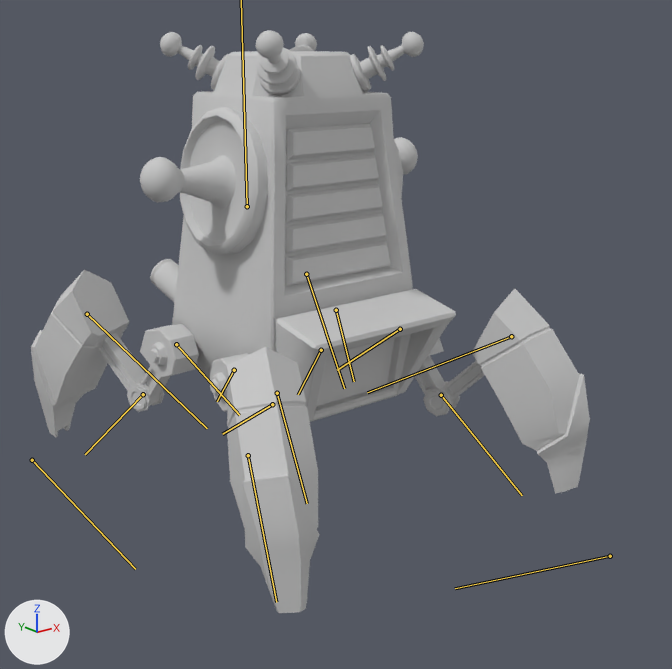
A saved change to the FBX model resource/ani/캐릭터/MS04_EMP/MS04_Move_001.FBX.
The view is the same before and after, from a 50 mm camera at (-1.63, -2.23, 1.28) aimed at (0.07, -0.1, 0.43). The axes (+X, +Y, +Z) are drawn at lower left. The lights are the same throughout. The bones that bend it are drawn over the model as lines.

Names of what the first picture shows: 'EMP_Penal', 'EMP_model_light_Emission', 'EMP_modeling'.
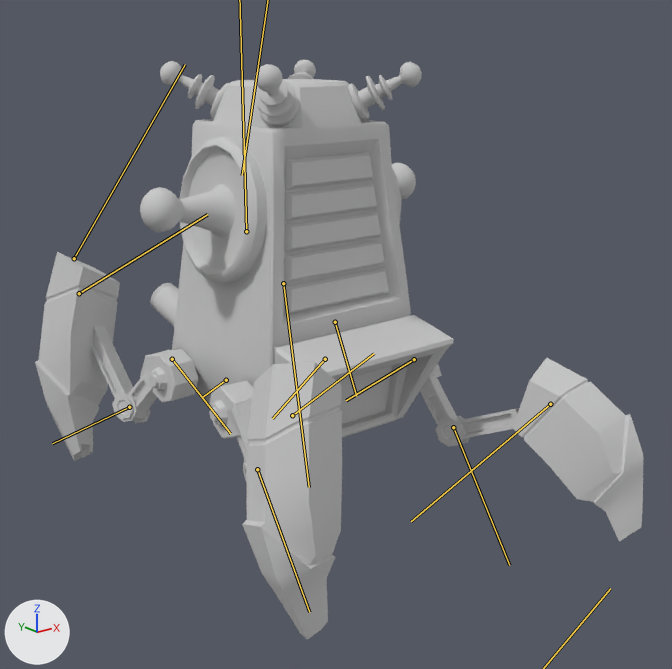
The newer file adds an action. The first version stands in its rest pose; the second is drawn at frame 9 of the action 'EMP_Machine5_Walk01'.

Pixel boxes (x1, y1, x2, y2) of what changed, in the pictures (672 x 669 px):
'EMP_modeling', posed (9% wider): before (31, 30, 590, 613); after (35, 60, 643, 640)
'EMP_model_light_Emission', posed: before (286, 124, 391, 286); after (285, 153, 389, 315)
'EMP_Penal', posed: before (316, 338, 394, 406); after (337, 366, 392, 424)
bone 'EMP_Leg01', root to tip: before (400, 329) to (337, 370); after (414, 359) to (346, 400)
bone 'Bone003', root to tip: before (441, 395) to (522, 495); after (453, 427) to (509, 565)
bone 'Bone004', root to tip: before (511, 336) to (367, 392); after (550, 404) to (411, 521)
bone 'EMP_Leg02', root to tip: before (234, 370) to (217, 401); after (226, 380) to (202, 397)
bone 'Bone007', root to tip: before (248, 455) to (276, 602); after (257, 469) to (309, 612)
bone 'Bone008', root to tip: before (272, 404) to (222, 434); after (292, 415) to (374, 353)
bone 'EMP_Leg04', root to tip: before (176, 344) to (239, 415); after (172, 359) to (230, 433)
bone 'Bone015', root to tip: before (143, 394) to (85, 454); after (129, 407) to (52, 443)
bone 'Bone017', root to tip: before (87, 314) to (207, 428); after (79, 293) to (207, 214)
bone 'EMP_Leg03', root to tip: before (336, 310) to (354, 381); after (335, 322) to (356, 396)
bone 'Bone011', root to tip: before (321, 350) to (298, 394); after (325, 359) to (272, 418)
bone 'Bone012', root to tip: before (306, 274) to (344, 388); after (283, 283) to (309, 487)

The edits, one by one:
Bone 'EMP_Body' (bone_emp_body) moves from (0.0, 0.0, 0.0) to (0.0, -4.7, 0.5).
Bone 'EMP_Leg01' (bone_emp_leg01) moves from (0.0, 0.0, 0.0) to (2.8, -5.7, -2.4).
Bone 'EMP_Leg01' (bone_emp_leg01) turns from (0, 0, 0) to (-5, 8, 0) degrees about its own x, y and z.
Bone 'Bone003' (bone_bone003) turns from (0, 0, 0) to (0, 0, 18) degrees about its own x, y and z.
Bone 'Bone004' (bone_bone004) moves from (0.0, 0.0, 0.0) to (-1.2, -4.1, 0.0).
Bone 'Bone004' (bone_bone004) turns from (0, 0, 0) to (1, 0, -34) degrees about its own x, y and z.
Bone 'EMP_Leg02' (bone_emp_leg02) moves from (0.0, 0.0, 0.0) to (2.8, -5.8, -2.1).
Bone 'EMP_Leg02' (bone_emp_leg02) turns from (0, 0, 0) to (-7, -16, -2) degrees about its own x, y and z.
Bone 'Bone007' (bone_bone007) turns from (0, 0, 0) to (0, 0, -8) degrees about its own x, y and z.
Bone 'Bone008' (bone_bone008) moves from (0.0, 0.0, 0.0) to (-1.2, -4.1, 0.0).
Bone 'Bone008' (bone_bone008) turns from (0, 0, 0) to (0, 1, 51) degrees about its own x, y and z.
Bone 'EMP_Leg04' (bone_emp_leg04) moves from (0.0, 0.0, 0.0) to (-0.8, -2.4, -0.5).
Bone 'EMP_Leg04' (bone_emp_leg04) turns from (0, 0, 0) to (3, -15, -3) degrees about its own x, y and z.
Bone 'Bone015' (bone_bone015) turns from (0, 0, 0) to (0, 0, -8) degrees about its own x, y and z.
Bone 'Bone017' (bone_bone017) moves from (0.0, 0.0, 0.0) to (-1.1, -3.8, 0.0).
Bone 'Bone017' (bone_bone017) turns from (0, 0, 0) to (0, 1, 51) degrees about its own x, y and z.
Bone 'EMP_Leg03' (bone_emp_leg03) moves from (0.0, 0.0, 0.0) to (-0.8, -2.4, -0.7).
Bone 'EMP_Leg03' (bone_emp_leg03) turns from (0, 0, 0) to (-3, 8, -3) degrees about its own x, y and z.
Bone 'Bone011' (bone_bone011) turns from (0, 0, 0) to (0, 0, 31) degrees about its own x, y and z.
Bone 'Bone012' (bone_bone012) moves from (0.0, 0.0, 0.0) to (-1.1, -3.8, 0.0).
Bone 'Bone012' (bone_bone012) turns from (0, 0, 0) to (1, -1, -51) degrees about its own x, y and z.
